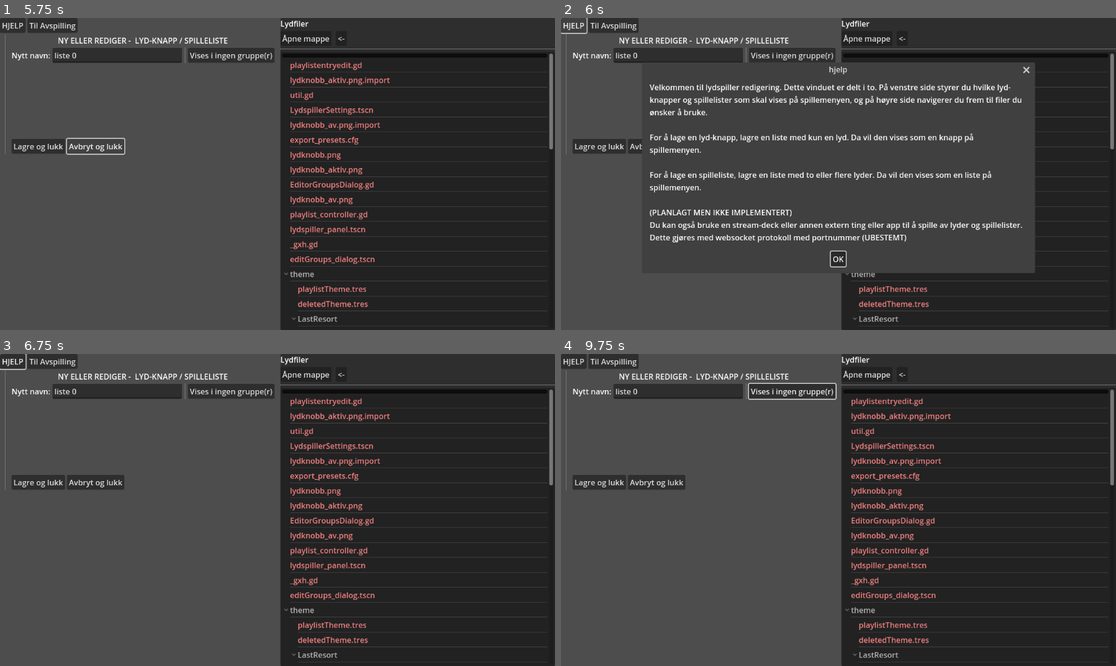
Above: before the commit, frames 1-4 (two rows, left to right).
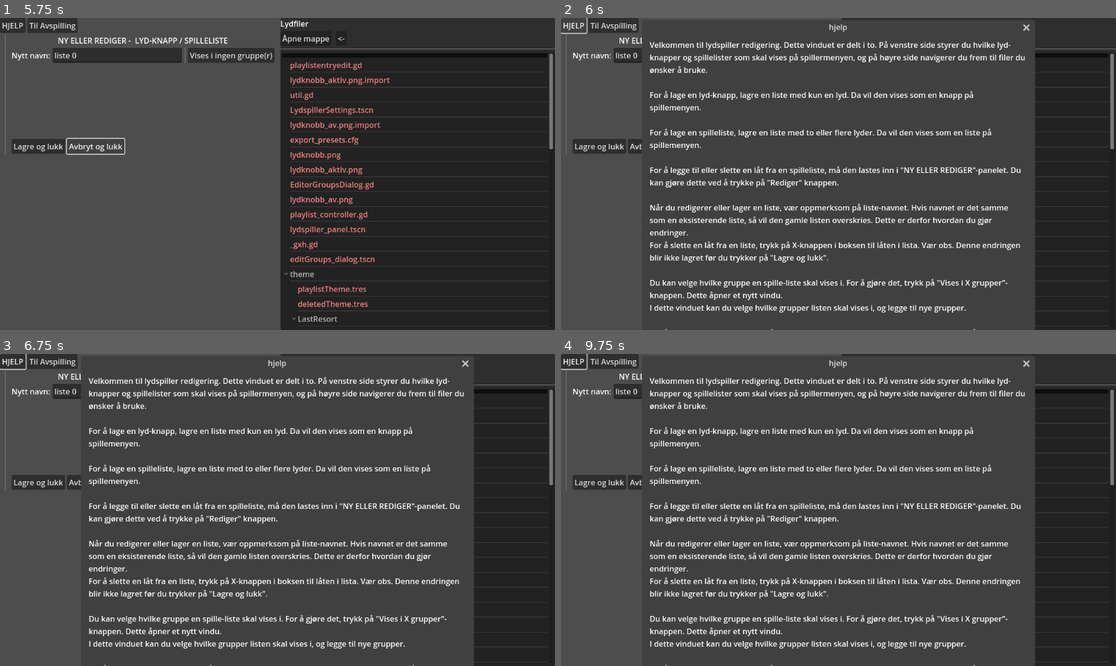
Above: after the commit, the same moments.

Repository: KvaGram/fotballklubb_music_app
Game: Godot game, scene res://lydspiller_panel.tscn
Two runs of this game, one before a commit and one after it. Both use one fixed random seed, a clock stepped at 60 frames per second and the inputs below.
Inputs (mouse positions are in pixels of both pictures, inside the frame that each line leads up to):
- Up to frame 1 (5.75 s): click "Rediger lister og knapper" at 0.5 s; click "Til Avspilling" at 1.25 s; click "Stopp lyden" at 2 s; click "Stopp lyden" at 2.75 s; click "Rediger lister og knapper" at 3.5 s; click "Lagre og lukk" at 4.25 s; click "Avbryt og lukk" at 5 s
- Up to frame 2 (6 s): click "HJELP" at 5.75 s
- Up to frame 3 (6.75 s): click (277, 594) at 6.5 s, where only the run before the commit has a clickable "OK"
- Up to frame 4 (9.75 s): click "Vises i ingen gruppe(r)" at 7.25 s; click "Åpne mappe" at 8 s; click "<-" at 8.75 s; click (838, 612) at 9.5 s, where only the run before the commit has a clickable "LUKK"

Frame 1 is identical in both runs. In frame 2, 18% of the frame differs, in the area x 14-86%, y 0-100%; in frame 3, 35%; in frame 4, 35%, in the area x 0-86%, y 0-100%.

Commit message:
update player optionally to show lists from all groups

Diff:
--- a/EditorGroupsDialog.gd
+++ b/EditorGroupsDialog.gd
@@ -1,6 +1,6 @@
 extends AcceptDialog
 
-const reserved_names:PackedStringArray = ["TRASH"]
+const reserved_names:PackedStringArray = ["TRASH", "ALLE", "INGEN"]
 var groups:PackedStringArray
 var n_groups:Array
 var buttons:Array[CheckBox]
--- a/LydspillerSettings.gd
+++ b/LydspillerSettings.gd
@@ -228,7 +228,7 @@
 	for c in %boxListContent.get_children():
 		c.free()
 	%txtListName.clear()
-	usegroups = util.getAllGroups(playlistdata)
+	usegroups = Util.getAllGroups(playlistdata)
 	%groupsDialog.clearAndUpdate(usegroups)
 	%btnGroups.text = "Vises i ingen gruppe(r)"
 	for i in range(200):
@@ -275,10 +275,13 @@
 		vol.append(c.get_vol())
 	var data = {"list" : list, "name" : listname, "volume" : vol, "groups" : groups}
 	if playlistdata.has(listname):
+		print("Old groups: %s"%[playlistdata[listname]["groups"]])
+		print("new groups: %s"%[groups])
 		playlistdata[listname].merge(data, true) #this preserves metadata if present
-		if selected_index > 0:
+		if selected_index >= 0:
 			#in case list was trashed.
 			%boxListElements.get_child(selected_index).set_trashed(false)
+		print("resulting groups: %s"%[playlistdata[listname]["groups"]])
 	else:
 		playlistdata[listname] = data
 		var n:Node = playlistentryedit.instantiate()
@@ -312,8 +315,14 @@
 func isEditorNameValid() -> bool:
 	return %txtListName.text.length() > 2
 
-func onEditorNameChanged(_text):
+func onEditorNameChanged(text):
 	%btnSaveEdit.disabled = not isEditorNameValid()
+	if not text in playlistdata.keys():
+		%txtNewLabel.text = "Nytt navn"
+		%txtnewLabel.tooltip_text = "Denne listen lagres som en ny spilleliste"
+	else:
+		%txtNewLabel.text = " Rediger "
+		%txtnewLabel.tooltip_text = "Denne listen vil overskrive en eksisterende liste."
 
 func updateListElementIndex():
 	for i in range(%boxListElements.get_child_count()):
--- a/LydspillerSettings.tscn
+++ b/LydspillerSettings.tscn
@@ -75,7 +75,8 @@
 [node name="HBoxContainer" type="HBoxContainer" parent="VBoxContainer/HSplitContainer/Panel/VBoxContainer/VSplitContainer/boxEditor/VBoxContainer/boxContent"]
 layout_mode = 2
 
-[node name="Label" type="Label" parent="VBoxContainer/HSplitContainer/Panel/VBoxContainer/VSplitContainer/boxEditor/VBoxContainer/boxContent/HBoxContainer"]
+[node name="txtNewLabel" type="Label" parent="VBoxContainer/HSplitContainer/Panel/VBoxContainer/VSplitContainer/boxEditor/VBoxContainer/boxContent/HBoxContainer"]
+unique_name_in_owner = true
 layout_mode = 2
 text = "Nytt navn:"
 
@@ -190,11 +191,27 @@
 unique_name_in_owner = true
 title = "hjelp"
 size = Vector2i(700, 500)
-dialog_text = "Velkommen til lydspiller redigering. Dette vinduet er delt i to. På venstre side styrer du hvilke lyd-knapper og spillelister som skal vises på spillemenyen, og på høyre side navigerer du frem til filer du ønsker å bruke.
+dialog_text = "Velkommen til lydspiller redigering. Dette vinduet er delt i to. På venstre side styrer du hvilke lyd-knapper og spillelister som skal vises på spillermenyen, og på høyre side navigerer du frem til filer du ønsker å bruke.
 
 For å lage en lyd-knapp, lagre en liste med kun en lyd. Da vil den vises som en knapp på spillemenyen.
 
 For å lage en spilleliste, lagre en liste med to eller flere lyder. Da vil den vises som en liste på spillemenyen.
+
+For å legge til eller slette en låt fra en spilleliste, må den lastes inn i \"NY ELLER REDIGER\"-panelet. Du kan gjøre dette ved å trykke på \"Rediger\" knappen.
+
+Når du redigerer eller lager en liste, vær oppmerksom på liste-navnet. Hvis navnet er det samme som en eksisterende liste, så vil den gamle listen overskries. Dette er derfor hvordan du gjør endringer.
+For å slette en låt fra en liste, trykk på X-knappen i boksen til låten i lista. Vær obs. Denne endringen blir ikke lagret før du trykker på \"Lagre og lukk\".
+
+Du kan velge hvilke gruppe en spille-liste skal vises i. For å gjøre det, trykk på \"Vises i X grupper\"-knappen. Dette åpner et nytt vindu.
+I dette vinduet kan du velge hvilke grupper listen skal vises i, og legge til nye grupper.
+
+For å slette en spilleliste, trykk på X-knappen i boksen til spillelisten. Ved første trykk, så vil lista markeres som søppel (\"TRASH\"). Du vil se det, ved at den markeres rød, og legges på bunnen av lista over spillelister. Når en liste er markert som søppel, vil den ikke vises på spillermenyen.
+For å slette en spilleliste for godt, må spillelisten først være søppel, så trykk på X-knappen igjen. Spillelisten er da slettet.
+
+Trenger du å fjerne en gruppe?
+Dette kan gjøres ved å fjerne gruppen fra alle spillelister som bruker den. Dette inkluderer spillelister markert som søppel.
+
+
 
 (PLANLAGT MEN IKKE IMPLEMENTERT)
 Du kan også bruke en stream-deck eller annen extern ting eller app til å spille av lyder og spillelister. Dette gjøres med websocket protokoll med portnummer (UBESTEMT)
--- a/lydspiller_panel.gd
+++ b/lydspiller_panel.gd
@@ -32,22 +32,26 @@
 	var status:int = config.load(_config_path)
 	if status == OK:
 		playlistdata = config.get_value("playlists", "lists", {})
-	groups = util.getAllGroups(playlistdata)
+	groups = Util.getAllGroups(playlistdata)
 	sel_group = -1
 	if status == OK:
 		sel_group = groups.find(config.get_value("playlists", "last_group", ""))
 	for c in %boxGroups.get_children():
 		c.free()
+	var n = Control.new()
+	n.name = "ALLE"
+	%boxGroups.add_child(n)
 	for g in groups:
-		var n = Control.new()
+		n = Control.new()
 		n.name = g
 		%boxGroups.add_child(n)
+
 	if groups.size() > 0:
-		if sel_group < 0:
-			sel_group = 0
-			%boxGroups.current_tab = 0
-		else:
-			%boxGroups.current_tab = sel_group
+		%boxGroups.visible = true
+		changeGroupByIndex(sel_group) #This updates the tab
+	else:
+		sel_group = -1
+		%boxGroups.visible = false
 
 	populateGrid()
 	#Do not quit application automatically.
@@ -112,7 +116,9 @@
 	for e in playlistdata.values():
 		var listgroups = e.get("groups",[])
 		#If a list is trashed, ignore. If a group is selected, ignore if not in group.
-		if "TRASH" in listgroups or (sel_group > 0 and not g in listgroups):
+		if "TRASH" in listgroups:
+			continue
+		if sel_group >= 0 and not g in listgroups:
 			continue
 		var n:PlaylistController = playlistcontroller.instantiate()
 		n.setPlaylist(e)
@@ -192,9 +198,17 @@
 	master_volume = value
 	%txtVol.text = "%3d %%" % [value]
 
-
+func _on_group_tab_changed(value):
+	#changes group, removing the tab's index offset.
+	changeGroupByIndex(value - 1)
 func changeGroupByIndex(groupindex):
-	if groupindex < 0 or groupindex >= groups.size():
-		return
-	sel_group = groupindex
+	#sets sel_group to value ranged -1 to last index in groups.
+	#where a value of -1 means to show all lists.
+	sel_group = clampi(groupindex, -1, groups.size()-1)
+	#update the current tab if not correct to sel_group
+	#offset by 1 to allow for the -1'th index for the "ALLE" (all) tab
+	#meaning tab 0 is index -1, tab 1 is index 0, tab 2 is index 1, etc.
+	if %boxGroups.current_tab != (sel_group+1):
+		%boxGroups.current_tab = sel_group+1
+
 	populateGrid()
--- a/lydspiller_panel.tscn
+++ b/lydspiller_panel.tscn
@@ -190,4 +190,4 @@
 [connection signal="pressed" from="VBoxContainer/header/btnStop" to="." method="stop"]
 [connection signal="pressed" from="VBoxContainer/header/btnSettings" to="." method="switchToSettingsScene"]
 [connection signal="value_changed" from="VBoxContainer/header/slidVol" to="." method="_on_slid_vol_value_changed"]
-[connection signal="tab_changed" from="VBoxContainer/boxGroups" to="." method="changeGroupByIndex"]
+[connection signal="tab_changed" from="VBoxContainer/boxGroups" to="." method="_on_group_tab_changed"]
--- a/playlist_controller.gd
+++ b/playlist_controller.gd
@@ -57,7 +57,7 @@
 	if refcache.has(path):
 		stream = refcache[path]
 	else:
-		stream = util.load_audio(path)
+		stream = Util.load_audio(path)
 		refcache[path] = stream
 
 	var m = floori(stream.get_length() / 60)
--- a/project.godot
+++ b/project.godot
@@ -19,7 +19,8 @@
 
 [autoload]
 
-Util="*res://util.gd"
+util="res://util.gd"
+audioLoader="res://GDScriptAudioImport.gd"
 
 [rendering]
 
--- a/util.gd
+++ b/util.gd
@@ -1,8 +1,9 @@
 extends Node
 #singleton utility static class
-class_name util
+class_name Util
 
 static func load_audio(path:String)->AudioStream:
+	print("loading file ", path)
 	var result = AudioLoader.loadfile(path, 0)
 	return result
 #	var file:FileAccess = FileAccess.open(path, FileAccess.READ)
